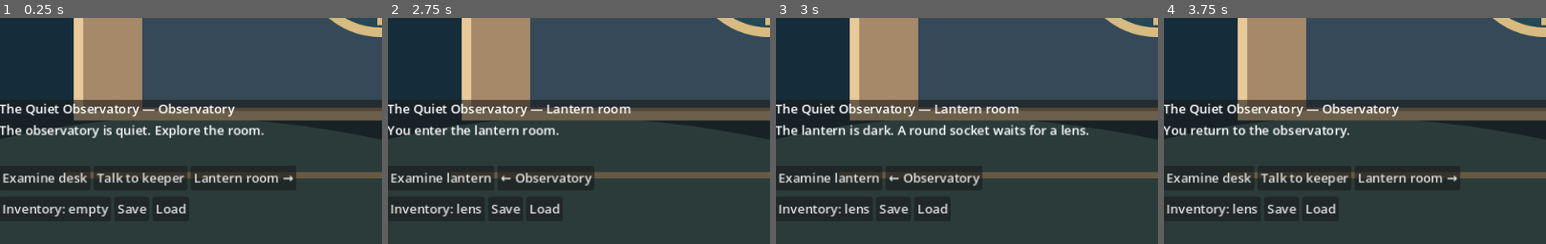
Above: before the commit, frames 1-4 (left to right).
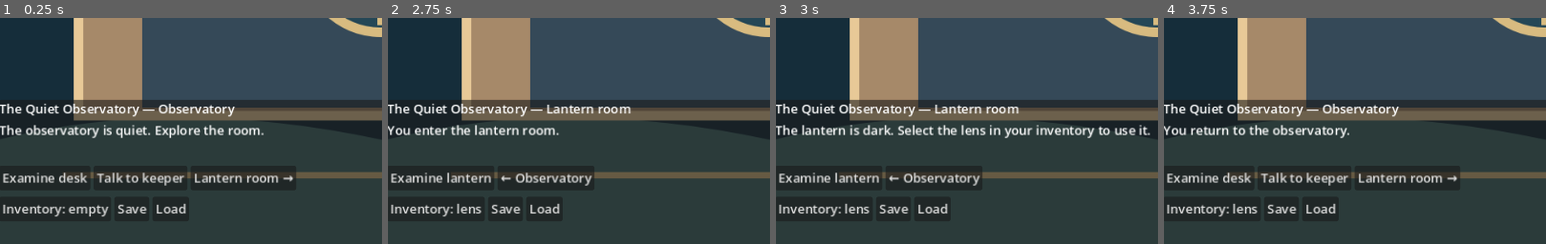
Above: after the commit, the same moments.

Repository: GabrielMrqs/game-studio
Game: Godot game, scene res://main.tscn
Same seed, same stepped clock (60 frames per second), same inputs: the game is played once before the commit and once after it.
Inputs:
- Up to frame 1 (0.25 s): no input
- Up to frame 2 (2.75 s): click "Examine desk" at 0.5 s; click "Talk to keeper" at 1.25 s; click "Lantern room →" at 2 s
- Up to frame 3 (3 s): click "Examine lantern" at 2.75 s
- Up to frame 4 (3.75 s): click "← Observatory" at 3.5 s
The pictures show only the part of the screen within x 0-50%, y 38-88%; the shares and areas given below are measured in that part.

Frames 1-2 are identical in both runs. In frame 3, 1.8% of the frame differs, in the area x 31-98%, y 47-54%; in frame 4, nothing differs.

Commit message:
Gameplay: lantern-lens-hint

Diff:
--- a/game/main.gd
+++ b/game/main.gd
@@ -116,6 +116,8 @@
 		selected_lens = false
 		lit = true
 		_show_room("You fit the lens. The lantern shines across the water. You did it!")
+	elif has_lens:
+		_show_room("The lantern is dark. Select the lens in your inventory to use it.")
 	else:
 		_show_room("The lantern is dark. A round socket waits for a lens.")
 
--- a/game/tests/smoke.gd
+++ b/game/tests/smoke.gd
@@ -46,6 +46,9 @@
 	check(game.has_lens, "collect lens")
 	game.save_game()
 	press(game.hotspots, "Lantern room →")
+	press(game.hotspots, "Examine lantern")
+	check(not game.lit and game.has_lens and not game.selected_lens, "unselected lens remains in inventory and lantern stays dark")
+	check("Select" in game.message.text and "inventory" in game.message.text, "lantern hints to select lens in inventory")
 	game.inventory.pressed.emit()
 	press(game.hotspots, "Examine lantern")
 	check(game.lit and not game.has_lens, "use lens to light lantern")
